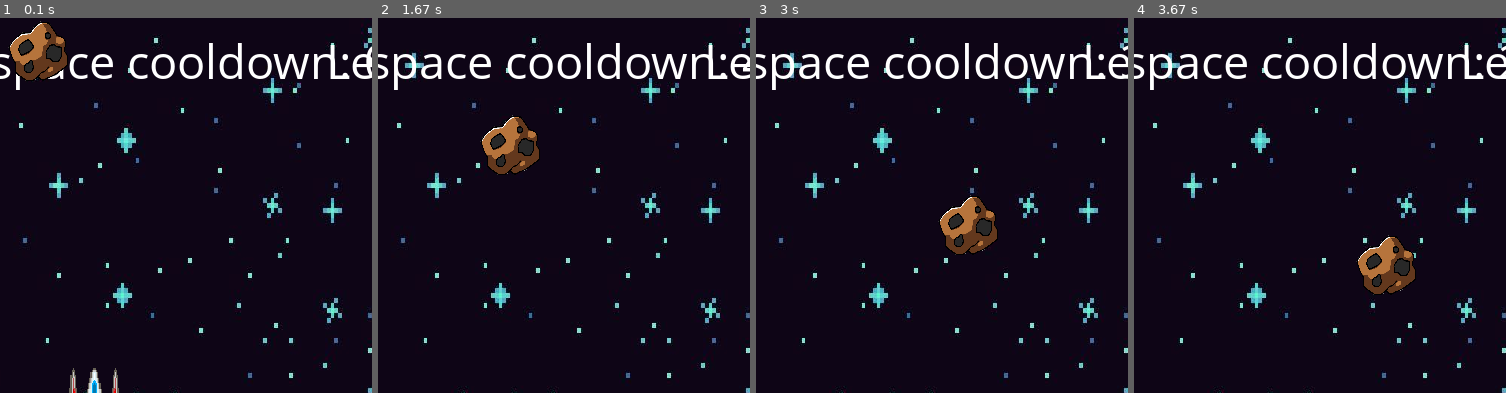
Above: before the commit, frames 1-4 (left to right).
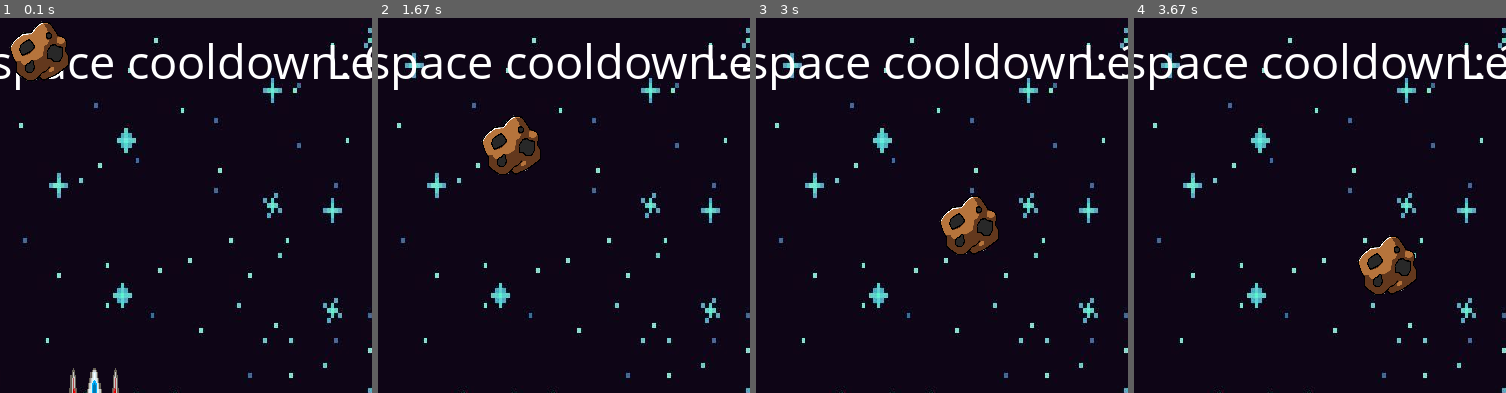
Above: after the commit, the same moments.

Repository: the-bald-lad/Pygame-asteroids
Game: pygame game, started from main.py
The game is run twice, just before and just after one commit, with the same random seed, the same clock (stepped at 60 frames per second) and the same inputs.
Inputs:
- Up to frame 1 (0.1 s): no input
- Up to frame 2 (1.67 s): hold D 0.33-0.8 s; hold W 0.83-1.13 s; tap Space at 0.9, 1.23, 1.53 s; hold D 1.17-1.63 s
- Up to frame 3 (3 s): hold A 1.67-2.2 s; tap Space at 1.73, 2.03, 2.3, 2.6, 2.73 s; hold A 2.23-2.63 s; hold W from 2.67 s (still down)
- Up to frame 4 (3.67 s): release W at 3.03 s; hold D from 3.07 s (still down); tap Space at 3.13, 3.43 s
The pictures show only the part of the screen within x 33-83%, y 0-50%; the shares and areas given below are measured in that part.

The runs differ from the first frame. In frame 1, 0.3% of the frame differs, in the area x 2-19%, y 0-17%; in frame 2, 0.3%; in frame 3, 0.3%; in frame 4, 0.3%.

Commit message:
tried to get more asteroids to spawn using loops, doesn't work yet

Diff:
--- a/main.py
+++ b/main.py
@@ -131,7 +131,10 @@
     hyper_cooldown = 0
 
     player = Ship(WIDTH/2 - 30, HEIGHT/2)
-    ast = Asteroid(randint(0, WIDTH), randint(-10, 0))
+    asts = []
+
+    for i in range(1, 5, round(WIDTH/10)):
+        asts.append(Asteroid(randint(i, WIDTH), randint(-10, 0)))
 
     clock = p.time.Clock()
 
@@ -149,7 +152,8 @@
         DIS.blit(hyper_label, (WIDTH/2 - hyper_label.get_width()/2, 10))
 
         player.draw(DIS)
-        ast.draw(DIS)
+        for i in asts:
+            i.draw(DIS)
 
         p.display.update()
 
@@ -175,10 +179,13 @@
             player.move_forward()
             hyper_cooldown = FPS*5
 
-        ast.move()
+        for i in asts:
+            i.move()
 
         player.check()
-        ast.check()
+
+        for i in asts:
+            i.check()
 
         redraw_display()
 
